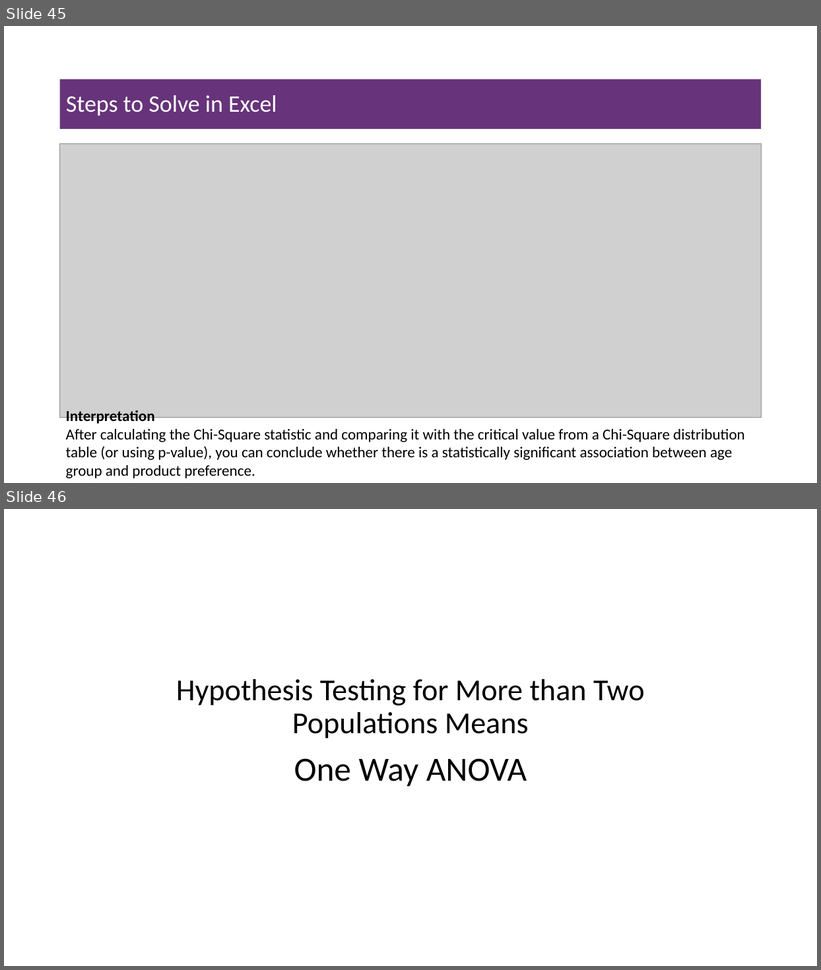
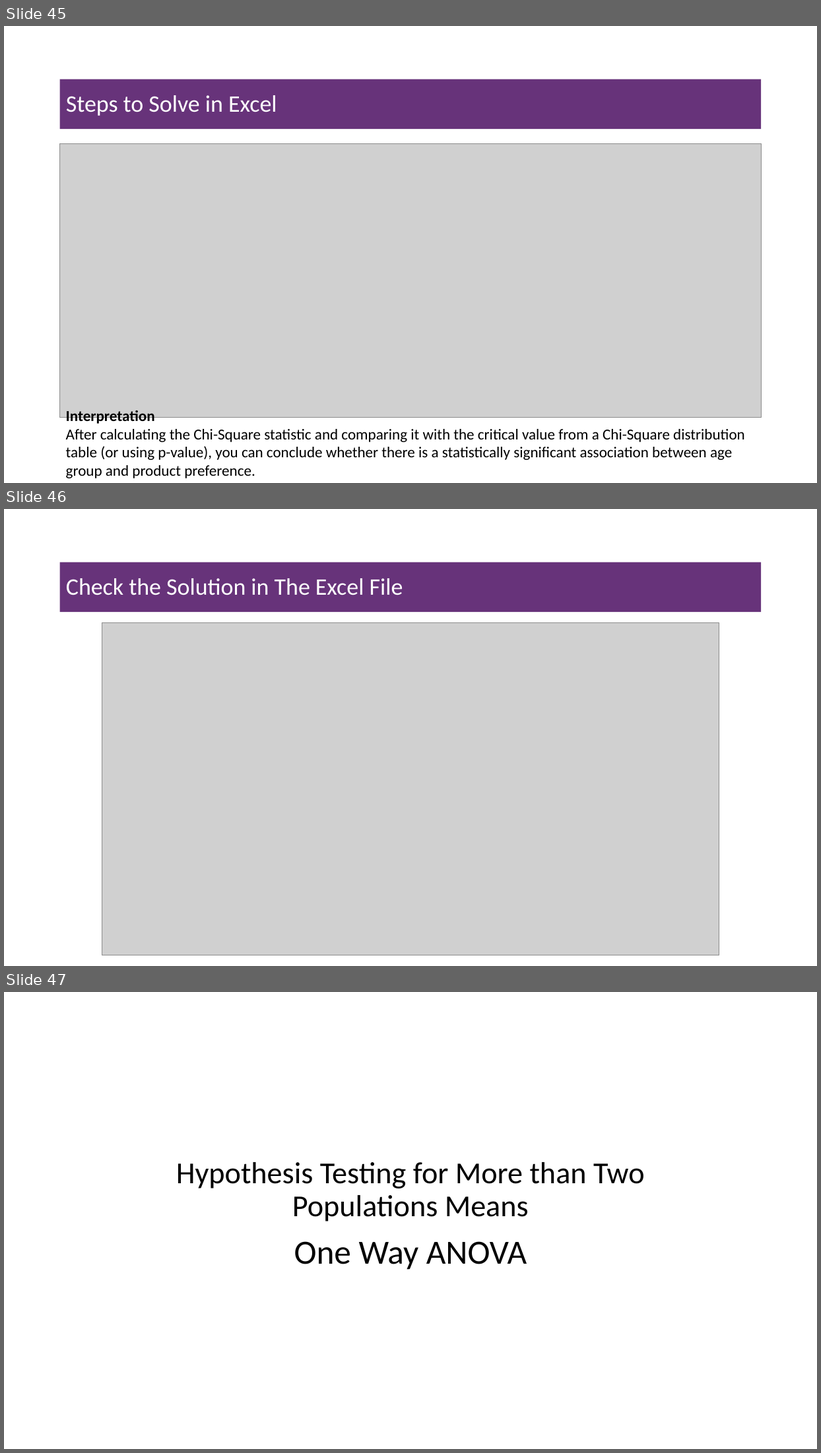
Before and after one commit to msfasha/307102-Descriptive-Statistics-for-Business, a slide deck: Part 2 - Inferential Statisitcs/Part 2.3 - Introduction to Hypothesis Testing/Part 2.3 - Introduction to Hypthesis Testing.pptx. Shown one above the other, each under a label of ours: slides 45 and 46 before the commit, slides 45, 46 and 47 after it. The pictures are 821x970 and 821x1453 pixels, drawn with LibreOffice and Linux fonts; fonts in the diff are those of the drawing; grey boxes stand for pictures; background and template pictures are left out. Boxes give left, top, right and bottom in pixels: in the first picture for what was removed or moved away, otherwise in the second. Text is boxed around its words. In the diff, an @@ line names an element or a change of style, - is before the commit and + after.

Commit message:
add chi-square excel in slides

```diff
--- a/Part 2 - Inferential Statisitcs/Part 2.3 - Introduction to Hypothesis Testing/Part 2.3 - Introduction to Hypthesis Testing.pptx
+++ b/Part 2 - Inferential Statisitcs/Part 2.3 - Introduction to Hypothesis Testing/Part 2.3 - Introduction to Hypthesis Testing.pptx
@@ slide 46 added at (4,509,817,966), background #FFFFFF @@
@@ title added at (60,562,762,612), fill #67337A, 28 pt, text #FFFFFF @@
+Check the Solution in The Excel File
@@ picture added at (102,623,719,956) @@
@@ what was slide 46 is now slide 47 @@
```
Also in this commit, not shown: 7 other files.
